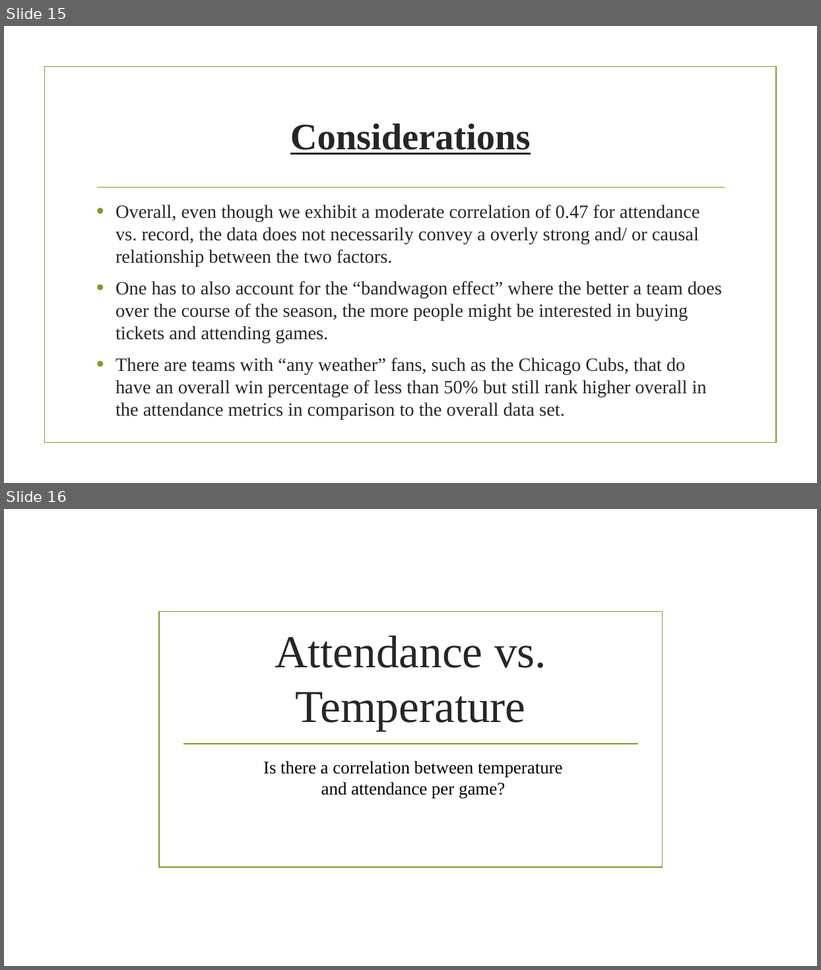
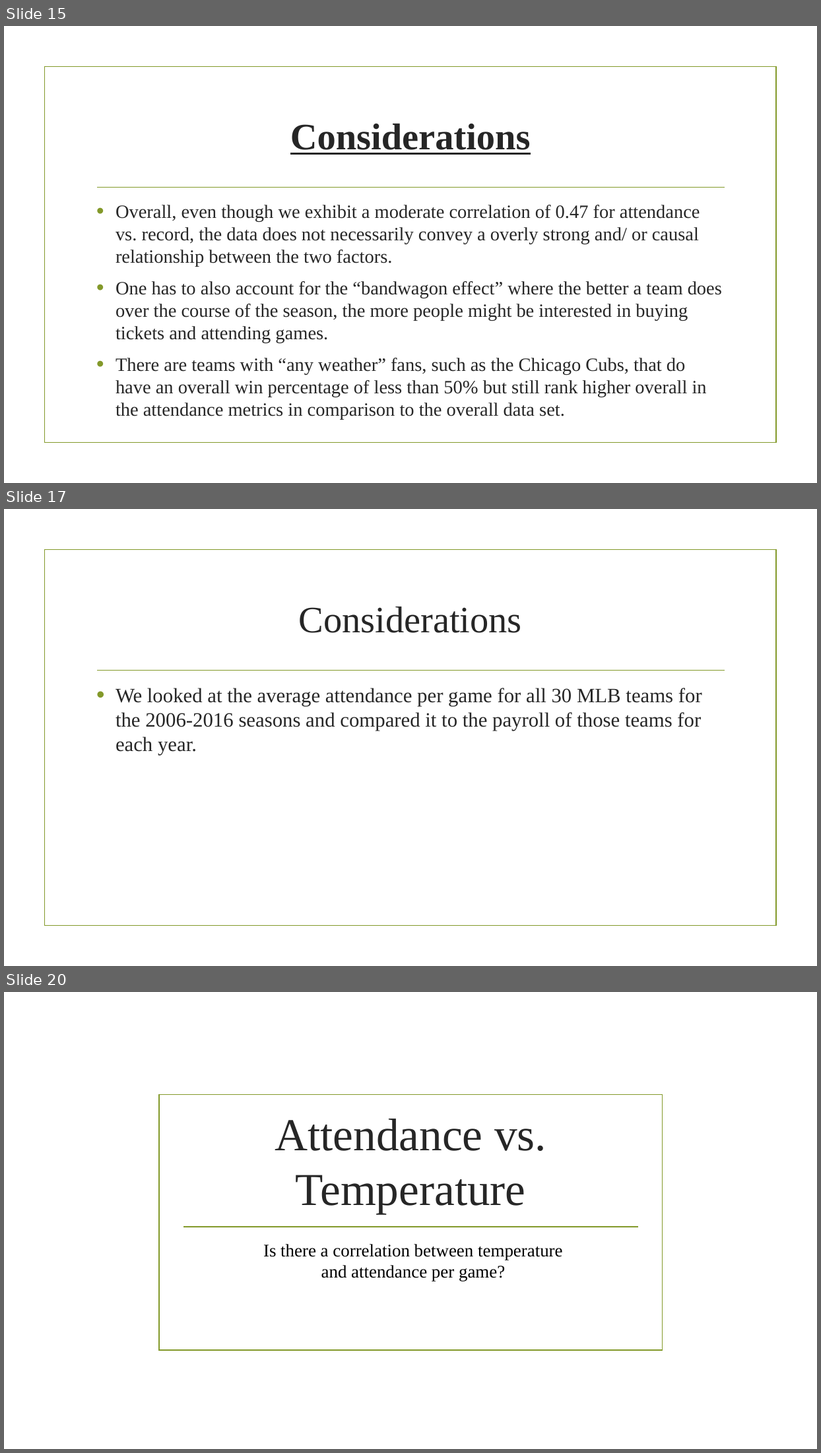
Before and after one commit to Dshashek/Red-Team-Project-1, a slide deck: Slides/Red Team Presentation.pptx. Shown one above the other, each under a label of ours: slides 15 and 16 before the commit, slides 15, 17 and 20 after it; the slides between them are not shown. The pictures are 821x970 and 821x1453 pixels, drawn with LibreOffice and Linux fonts; fonts in the diff are those of the drawing; background and template pictures are left out. Boxes give left, top, right and bottom in pixels: in the first picture for what was removed or moved away, otherwise in the second. Text is boxed around its words. In the diff, an @@ line names an element or a change of style, - is before the commit and + after.

Commit message:
added placeholder slides for payroll and made minor revisions

```diff
--- a/Slides/Red Team Presentation.pptx
+++ b/Slides/Red Team Presentation.pptx
@@ slide 17 added at bbox=[4, 509, 817, 966], background picture (left out); not listed: 2 template elements that a slide beside it also shows @@
@@ title added at bbox=[298, 607, 522, 633], 44 pt, text #262626 @@
+Considerations
@@ text added at bbox=[116, 688, 702, 755], 24 pt, text #262626 @@
+• We looked at the average attendance per game for all 30 MLB teams for the 2006-2016 seasons and compared it to the payroll of those teams for each year.
@@ what was slide 16 is now slide 20 @@
```
Also in this commit, not shown: 3 slides changed, 4 other slides added.
